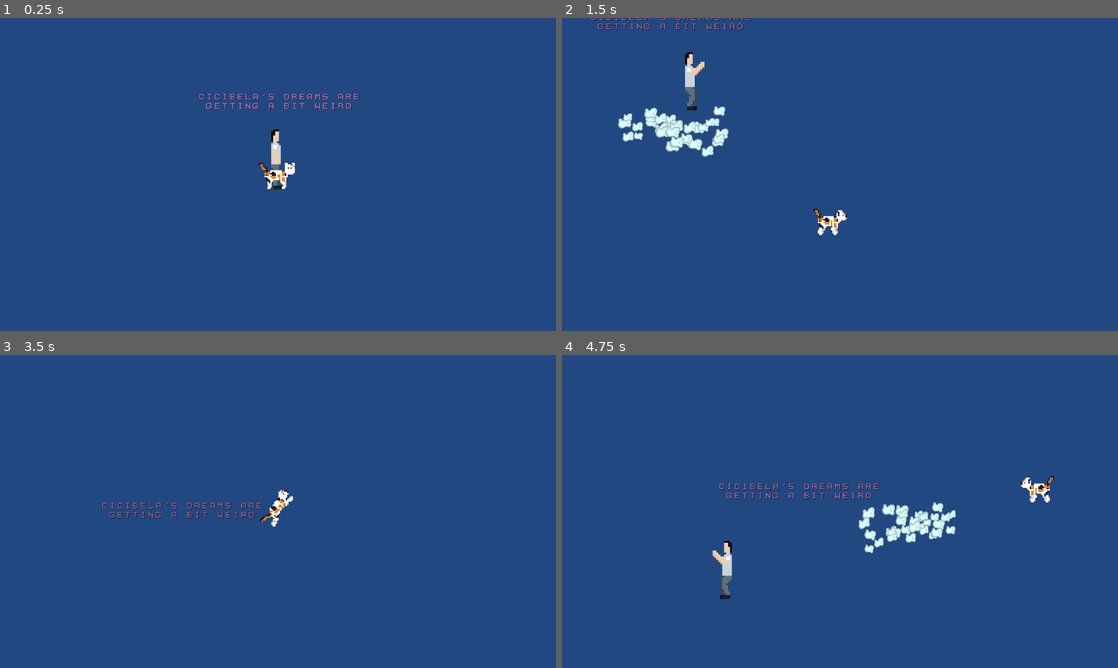
Above: before the commit, frames 1-4 (two rows, left to right).
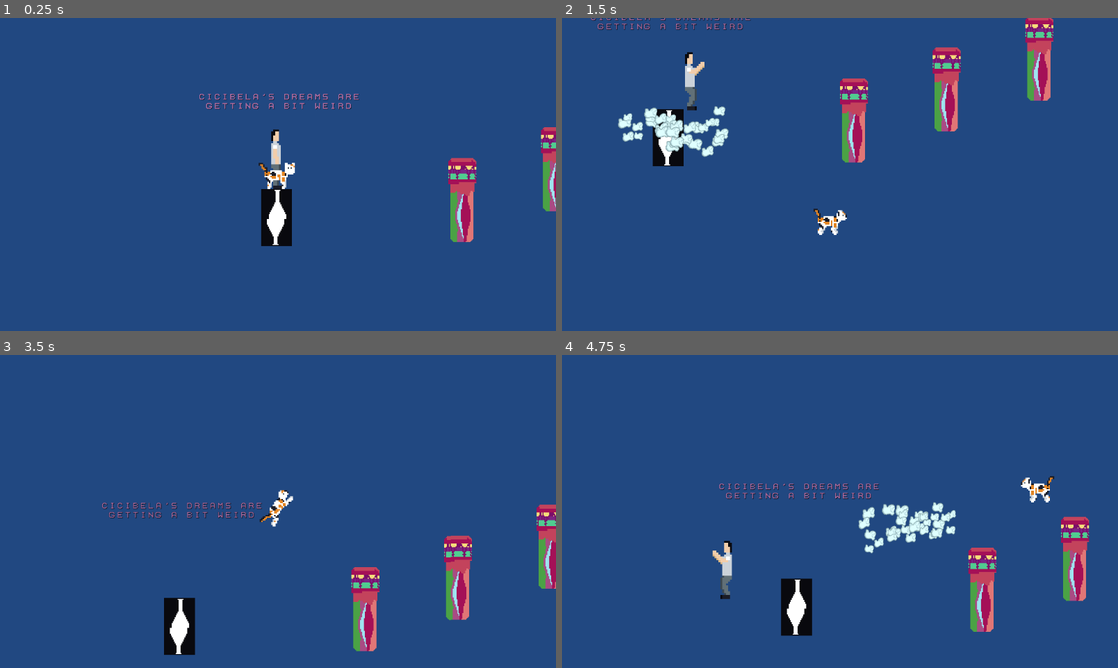
Above: after the commit, the same moments.

Repository: Nidjo123/LD55
Game: Godot game, scene res://Scenes/Level6.tscn
Same seed, same stepped clock (60 frames per second), same inputs: the game is played once before the commit and once after it. This scene is started directly instead of the project's main scene.
Inputs:
- Up to frame 1 (0.25 s): no input
- Up to frame 2 (1.5 s): hold Down (summon) 0.53-1.28 s; hold Right (right) from 0.53 s (still down); tap Space (jump) at 0.77 s; tap F (switch_character) at 1.35 s
- Up to frame 3 (3.5 s): tap Space (jump) at 1.52, 3.02 s; release Right (right) at 2.03 s; hold Left (left) 2.03-2.78 s; hold Down (summon) 2.03-2.78 s; tap Enter at 2.75 s; hold Right (right) from 2.78 s (still down); tap F (switch_character) at 2.85 s
- Up to frame 4 (4.75 s): hold Down (summon) 3.53-4.28 s; tap Space (jump) at 3.77, 4.52 s; release Right (right) at 4.28 s; hold Left (left) from 4.28 s (still down); tap F (switch_character) at 4.35 s

The runs differ from the first frame. In frame 1, 2.9% of the frame differs, in the area x 46-100%, y 34-73%; in frame 2, 4.2%; in frame 3, 4.3%, in the area x 29-100%, y 47-96%; in frame 4, 3.4%.

Commit message:
Fix tileset for Level 6

Diff:
--- a/Scenes/Level6.tscn
+++ b/Scenes/Level6.tscn
@@ -6,6 +6,7 @@
 [ext_resource type="AudioStream" uid="uid://cnfoxt6ocunn8" path="res://Art/Audio/definition_of_insanity.wav" id="3_vmike"]
 [ext_resource type="PackedScene" uid="uid://bo2cp4c0wnrbg" path="res://Scenes/Human.tscn" id="4_bh6ko"]
 [ext_resource type="PackedScene" uid="uid://c544yf31jn2wh" path="res://Scenes/Cat.tscn" id="5_wdoaw"]
+[ext_resource type="Texture2D" uid="uid://lnknycm3g4wy" path="res://Art/Images/tilemap_crazy.png" id="6_hqpc2"]
 [ext_resource type="PackedScene" uid="uid://ddirawafuvdg6" path="res://Scenes/MovablePlatform.tscn" id="7_0nhj3"]
 
 [sub_resource type="LabelSettings" id="LabelSettings_arj1l"]
@@ -17,6 +18,7 @@
 [sub_resource type="WorldBoundaryShape2D" id="WorldBoundaryShape2D_iuisx"]
 
 [sub_resource type="TileSetAtlasSource" id="TileSetAtlasSource_lms1u"]
+texture = ExtResource("6_hqpc2")
 texture_region_size = Vector2i(32, 32)
 0:0/0 = 0
 0:0/0/terrain_set = 0
Not shown: 1 places in Scenes/Level6.tscn that only renumber resources
